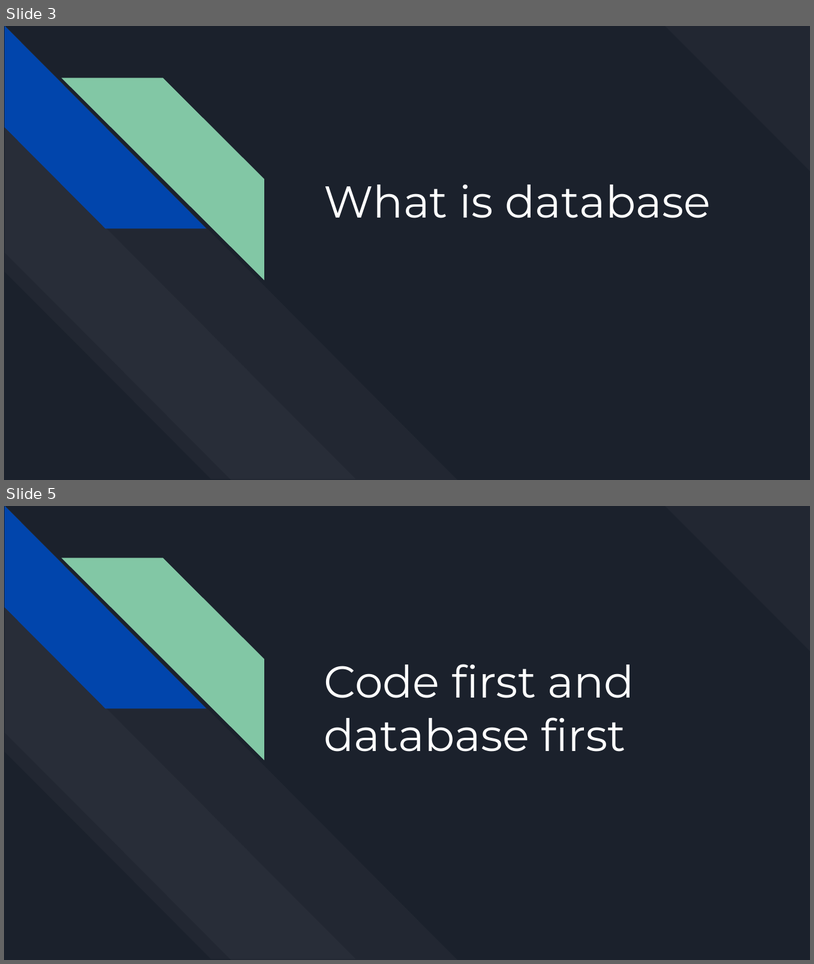
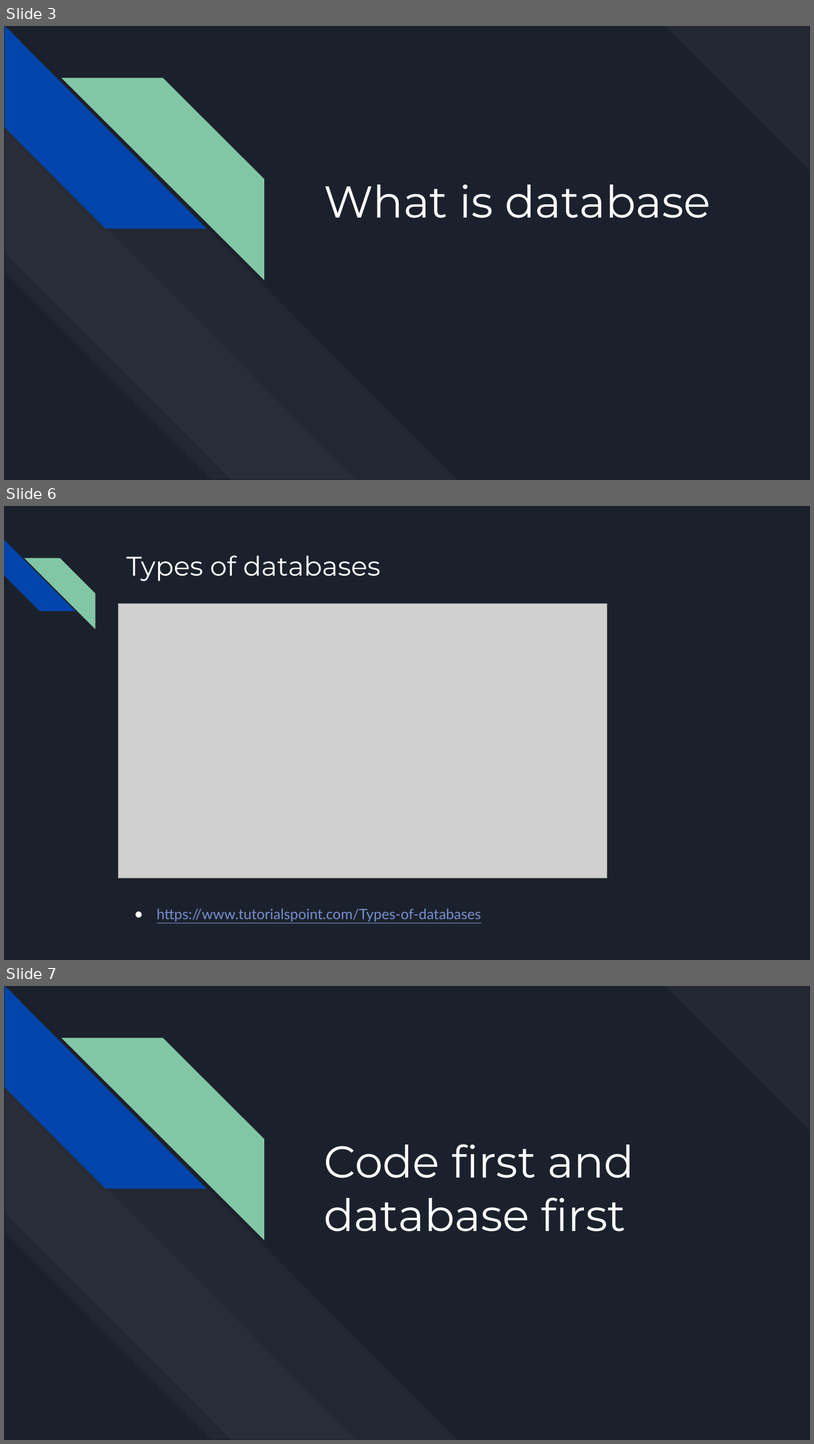
Before and after one commit to bulhard/Web-Programming, a slide deck: 00 Presentations/06 Working with Database.pptx. Shown one above the other, each under a label of ours: slides 3 and 5 before the commit, slides 3, 6 and 7 after it; the slides between them are not shown. The pictures are 814x964 and 814x1444 pixels, drawn with LibreOffice and Linux fonts; fonts in the diff are those of the drawing; grey boxes stand for pictures. Boxes give left, top, right and bottom in pixels: in the first picture for what was removed or moved away, otherwise in the second. Text is boxed around its words. In the diff, an @@ line names an element or a change of style, - is before the commit and + after.

```diff
--- a/00 Presentations/06 Working with Database.pptx
+++ b/00 Presentations/06 Working with Database.pptx
@@ slide 6 added at <box>4,506,810,960</box>, background #1B212C @@
@@ diag stripe added at <box>4,540,75,611</box>, fill #0145AC @@
@@ diag stripe added at <box>24,558,95,630</box>, fill #82C7A5 @@
@@ title added at <box>126,555,381,581</box>, 32 pt, text #FFFFFF @@
+Types of databases
@@ picture added at <box>119,603,607,878</box> @@
@@ text added at <box>157,908,482,921</box>, 17 pt, text #7890CD, underline @@
+● https://www.tutorialspoint.com/Types-of-databases
@@ what was slide 5 is now slide 7 @@
```
Also in this commit, not shown: 2 slides changed, 28 other slides added, 8 slides removed.
